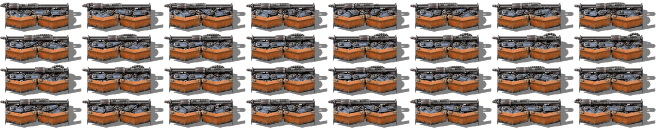
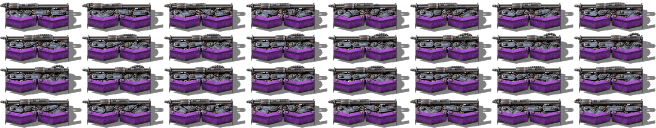
Before/after of a 656 x 128 layered artwork. What changed in the layer stack:
added layer "tier 6" above "tier 5" over [5, 3, 643, 126]
hid "tier 5" over [5, 3, 643, 126]
